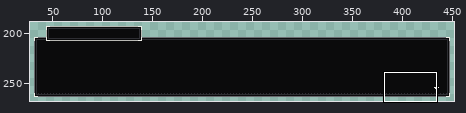
Edited in one commit: pixel-art file (assets/src/vn_ui.aseprite). Above: a wide view before the commit, with the close-up outlined.
Close-up. First the earlier version:
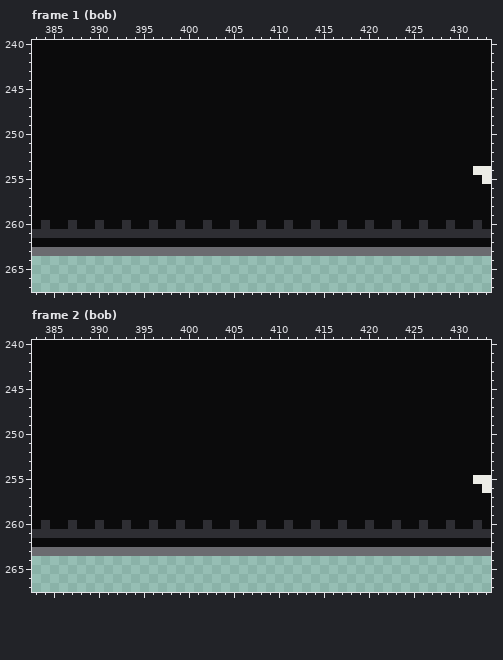
480x270 pixels, 3 frames. Shown: frame 1 (bob): x 383..433, y 240..267; frame 2 (bob): x 383..433, y 240..267. The wide view leaves out empty margins. The commit also changed other frames or places, which this record leaves out.
And afterwards:
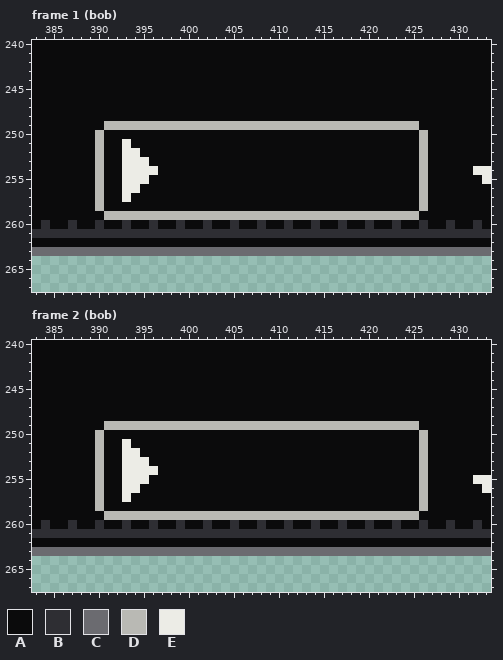
Palette (. is transparent): A #0b0b0c  B #2e2e33  C #6b6b70  D #b9b9b4  E #ecece6
Author's note on the commit: Art: AUTO toggle on vn_ui (auto_off, auto_on) Co-Authored-By: Claude Opus 5.5 <noreply@anthropic.com>
Edits made:
layer "auto_on" added
--- frame 1 (bob), layer "auto_on"
@@ x 383..433 @@
 248 AAAAAAAAAAAAAAAAAAAAAAAAAAAAAAAAAAAAAAAAAAAAAAAAAAA
-249 AAAAAAAAAAAAAAAAAAAAAAAAAAAAAAAAAAAAAAAAAAAAAAAAAAA
-250 AAAAAAAAAAAAAAAAAAAAAAAAAAAAAAAAAAAAAAAAAAAAAAAAAAA
-251 AAAAAAAAAAAAAAAAAAAAAAAAAAAAAAAAAAAAAAAAAAAAAAAAAAA
-252 AAAAAAAAAAAAAAAAAAAAAAAAAAAAAAAAAAAAAAAAAAAAAAAAAAA
-253 AAAAAAAAAAAAAAAAAAAAAAAAAAAAAAAAAAAAAAAAAAAAAAAAAAA
-254 AAAAAAAAAAAAAAAAAAAAAAAAAAAAAAAAAAAAAAAAAAAAAAAAAEE
-255 AAAAAAAAAAAAAAAAAAAAAAAAAAAAAAAAAAAAAAAAAAAAAAAAAAE
-256 AAAAAAAAAAAAAAAAAAAAAAAAAAAAAAAAAAAAAAAAAAAAAAAAAAA
-257 AAAAAAAAAAAAAAAAAAAAAAAAAAAAAAAAAAAAAAAAAAAAAAAAAAA
-258 AAAAAAAAAAAAAAAAAAAAAAAAAAAAAAAAAAAAAAAAAAAAAAAAAAA
-259 AAAAAAAAAAAAAAAAAAAAAAAAAAAAAAAAAAAAAAAAAAAAAAAAAAA
+249 AAAAAAAADDDDDDDDDDDDDDDDDDDDDDDDDDDDDDDDDDDAAAAAAAA
+250 AAAAAAADAAAAAAAAAAAAAAAAAAAAAAAAAAAAAAAAAAADAAAAAAA
+251 AAAAAAADAAEAAAAAAAAAAAAAAAAAAAAAAAAAAAAAAAADAAAAAAA
+252 AAAAAAADAAEEAAAAAAAAAAAAAAAAAAAAAAAAAAAAAAADAAAAAAA
+253 AAAAAAADAAEEEAAAAAAAAAAAAAAAAAAAAAAAAAAAAAADAAAAAAA
+254 AAAAAAADAAEEEEAAAAAAAAAAAAAAAAAAAAAAAAAAAAADAAAAAEE
+255 AAAAAAADAAEEEAAAAAAAAAAAAAAAAAAAAAAAAAAAAAADAAAAAAE
+256 AAAAAAADAAEEAAAAAAAAAAAAAAAAAAAAAAAAAAAAAAADAAAAAAA
+257 AAAAAAADAAEAAAAAAAAAAAAAAAAAAAAAAAAAAAAAAAADAAAAAAA
+258 AAAAAAADAAAAAAAAAAAAAAAAAAAAAAAAAAAAAAAAAAADAAAAAAA
+259 AAAAAAAADDDDDDDDDDDDDDDDDDDDDDDDDDDDDDDDDDDAAAAAAAA
 260 ABAABAABAABAABAABAABAABAABAABAABAABAABAABAABAABAABA
--- frame 2 (bob), layer "auto_on"
@@ x 383..433 @@
 248 AAAAAAAAAAAAAAAAAAAAAAAAAAAAAAAAAAAAAAAAAAAAAAAAAAA
-249 AAAAAAAAAAAAAAAAAAAAAAAAAAAAAAAAAAAAAAAAAAAAAAAAAAA
-250 AAAAAAAAAAAAAAAAAAAAAAAAAAAAAAAAAAAAAAAAAAAAAAAAAAA
-251 AAAAAAAAAAAAAAAAAAAAAAAAAAAAAAAAAAAAAAAAAAAAAAAAAAA
-252 AAAAAAAAAAAAAAAAAAAAAAAAAAAAAAAAAAAAAAAAAAAAAAAAAAA
-253 AAAAAAAAAAAAAAAAAAAAAAAAAAAAAAAAAAAAAAAAAAAAAAAAAAA
-254 AAAAAAAAAAAAAAAAAAAAAAAAAAAAAAAAAAAAAAAAAAAAAAAAAAA
-255 AAAAAAAAAAAAAAAAAAAAAAAAAAAAAAAAAAAAAAAAAAAAAAAAAEE
-256 AAAAAAAAAAAAAAAAAAAAAAAAAAAAAAAAAAAAAAAAAAAAAAAAAAE
-257 AAAAAAAAAAAAAAAAAAAAAAAAAAAAAAAAAAAAAAAAAAAAAAAAAAA
-258 AAAAAAAAAAAAAAAAAAAAAAAAAAAAAAAAAAAAAAAAAAAAAAAAAAA
-259 AAAAAAAAAAAAAAAAAAAAAAAAAAAAAAAAAAAAAAAAAAAAAAAAAAA
+249 AAAAAAAADDDDDDDDDDDDDDDDDDDDDDDDDDDDDDDDDDDAAAAAAAA
+250 AAAAAAADAAAAAAAAAAAAAAAAAAAAAAAAAAAAAAAAAAADAAAAAAA
+251 AAAAAAADAAEAAAAAAAAAAAAAAAAAAAAAAAAAAAAAAAADAAAAAAA
+252 AAAAAAADAAEEAAAAAAAAAAAAAAAAAAAAAAAAAAAAAAADAAAAAAA
+253 AAAAAAADAAEEEAAAAAAAAAAAAAAAAAAAAAAAAAAAAAADAAAAAAA
+254 AAAAAAADAAEEEEAAAAAAAAAAAAAAAAAAAAAAAAAAAAADAAAAAAA
+255 AAAAAAADAAEEEAAAAAAAAAAAAAAAAAAAAAAAAAAAAAADAAAAAEE
+256 AAAAAAADAAEEAAAAAAAAAAAAAAAAAAAAAAAAAAAAAAADAAAAAAE
+257 AAAAAAADAAEAAAAAAAAAAAAAAAAAAAAAAAAAAAAAAAADAAAAAAA
+258 AAAAAAADAAAAAAAAAAAAAAAAAAAAAAAAAAAAAAAAAAADAAAAAAA
+259 AAAAAAAADDDDDDDDDDDDDDDDDDDDDDDDDDDDDDDDDDDAAAAAAAA
 260 ABAABAABAABAABAABAABAABAABAABAABAABAABAABAABAABAABA
Pixel boxes of the changes (left, top, right, bottom) in both close-ups:
changed: (95, 121, 428, 220)
changed: (95, 421, 428, 520)
